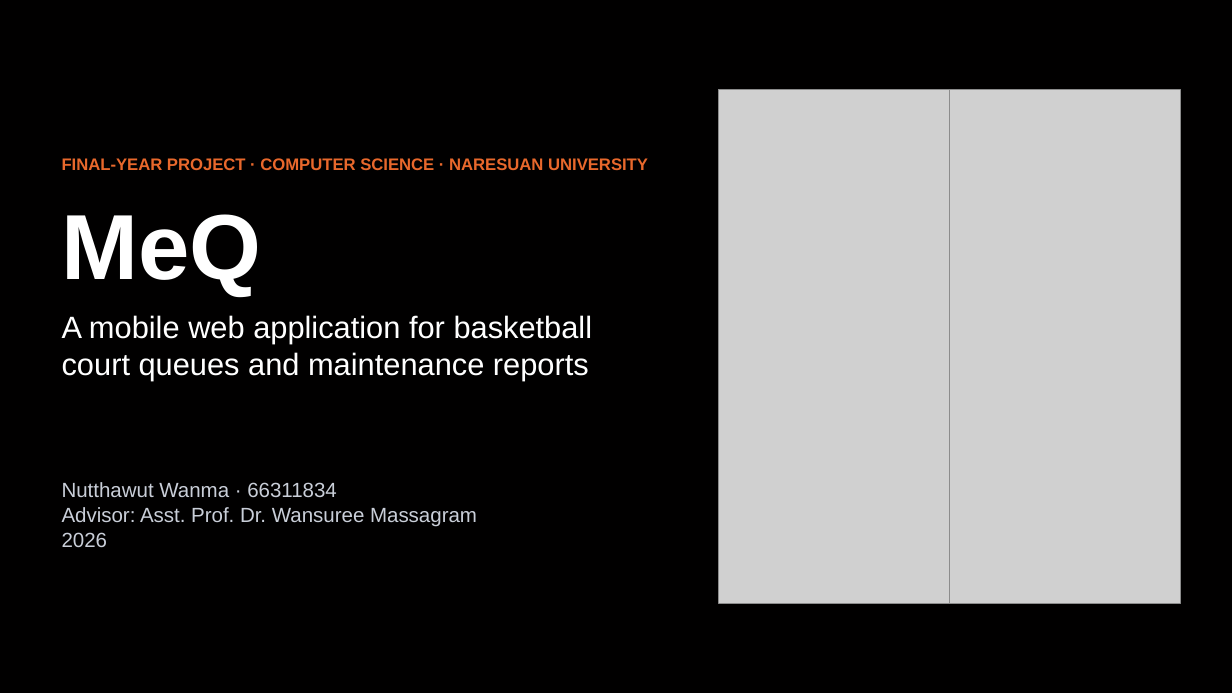
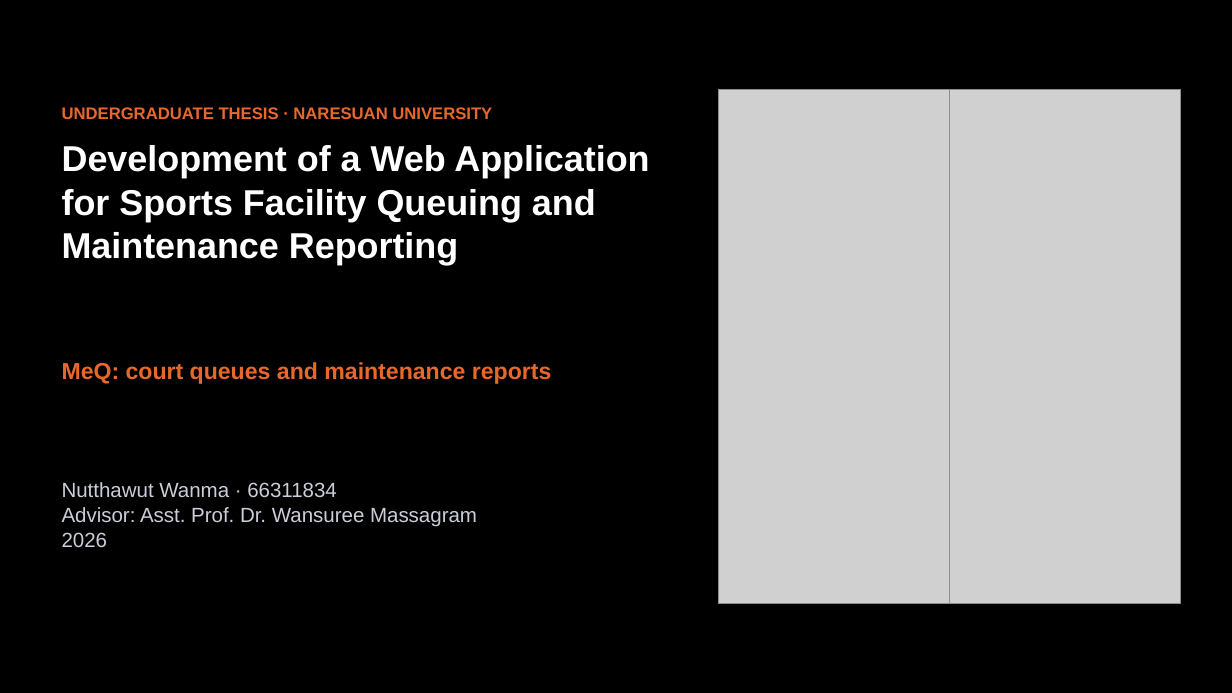
Before and after one commit to Nokpednam/MeQ-web-app, a slide deck: slide 1 of docs/report/slides/MeQ_Presentation.pptx. Drawn at 1232x693 pixels with LibreOffice and Linux fonts; fonts in the diff are those of the drawing; grey boxes stand for pictures. Boxes give left, top, right and bottom in pixels: in the first picture for what was removed or moved away, otherwise in the second. Text is boxed around its words. In the diff, an @@ line names an element or a change of style, - is before the commit and + after.

```diff
--- a/docs/report/slides/MeQ_Presentation.pptx
+++ b/docs/report/slides/MeQ_Presentation.pptx
@@ text at [62, 107, 492, 119]: text changed @@
-FINAL-YEAR PROJECT · COMPUTER SCIENCE · NARESUAN UNIVERSITY
+UNDERGRADUATE THESIS · NARESUAN UNIVERSITY
@@ text at [62, 145, 649, 265]: text changed; size 72 to 28 pt @@
-MeQ
+Development of a Web Application for Sports Facility Queuing and Maintenance Reporting
@@ text at [62, 362, 552, 384]: text changed; size 24 to 18 pt; text colour #FFFFFF to #E8682C; bold on @@
-A mobile web application for basketball court queues and maintenance reports
+MeQ: court queues and maintenance reports
```
Also in this commit, not shown: 2 other files.
